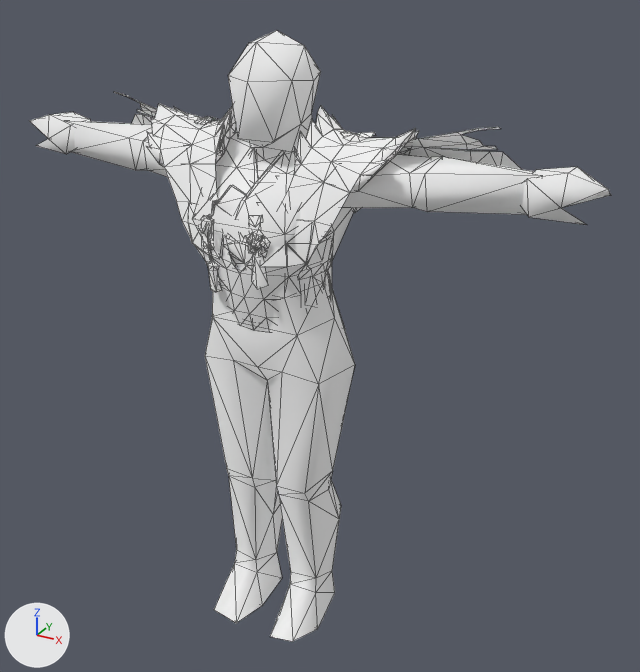
The glTF model docs/models/f707_body.glb, before and after one commit.
Rendered twice from a 50 mm lens placed at (1.232, -1.992, 0.894), pointed at (0.099, 0.069, -0.136). Every picture has the same lights, and +X, +Y and +Z are marked at lower left. The first picture is the older version. Mesh edges are drawn as thin lines. Vertices at exactly the same position are counted once.

Objects in the first picture: 'Group[0]'.
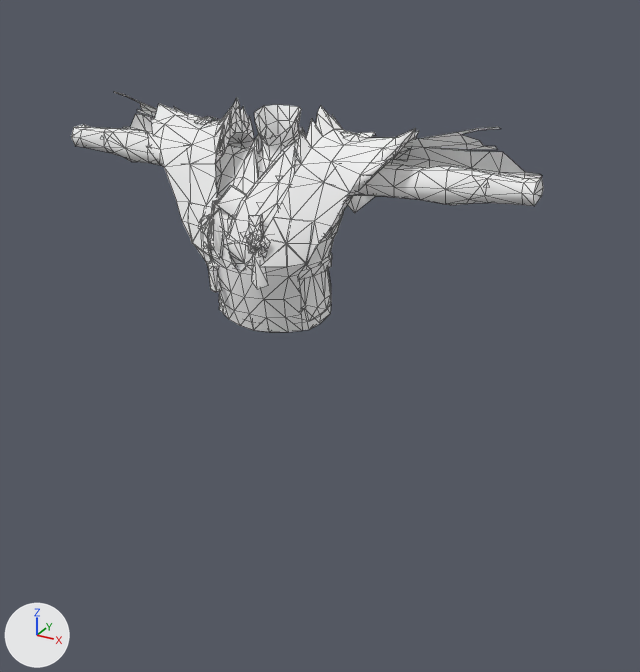
Location of each change, [x1, y1, x2, y2] in pixels of the pictures (640 x 672 px):
'Group[0]', reshaped (19% narrower, 60% shorter): before [30, 30, 611, 641]; after [71, 91, 543, 332]
part 1 of me_group_0, deleted: before [65, 30, 542, 641]
part 2 of me_group_0, deleted: before [522, 167, 611, 225]
part 3 of me_group_0, deleted: before [30, 112, 90, 154]

What the commit changed:
me_group_0 is used by ob_group_0; location (0.0, 0.0, 0.0).
me_group_0 had 1423 vertices, 2267 faces and spanned x -0.86..0.86, y -0.2..0.18, z -1.07..0.7.
me_group_0 now has 1246 vertices, 1925 faces and spans x -0.7..0.7, y -0.2..0.18, z -0.06..0.53.
me_group_0 part 1: the loose piece of 154 vertices spanning x -0.73..0.73, y -0.19..0.16, z -1.07..0.7 is deleted.
me_group_0 part 2: the loose piece of 12 vertices spanning x 0.64..0.86, y -0.04..0.09, z 0.32..0.43 is deleted.
me_group_0 part 3: the loose piece of 11 vertices spanning x -0.86..-0.64, y -0.04..0.09, z 0.33..0.43 is deleted.
